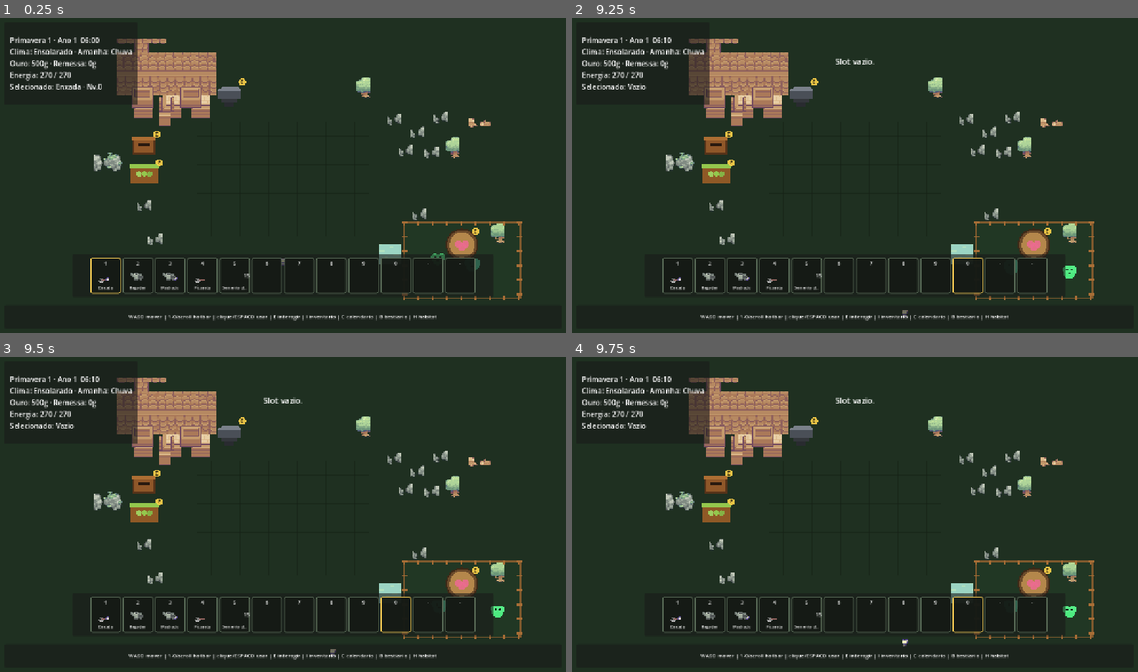
Above: before the commit, frames 1-4 (two rows, left to right).
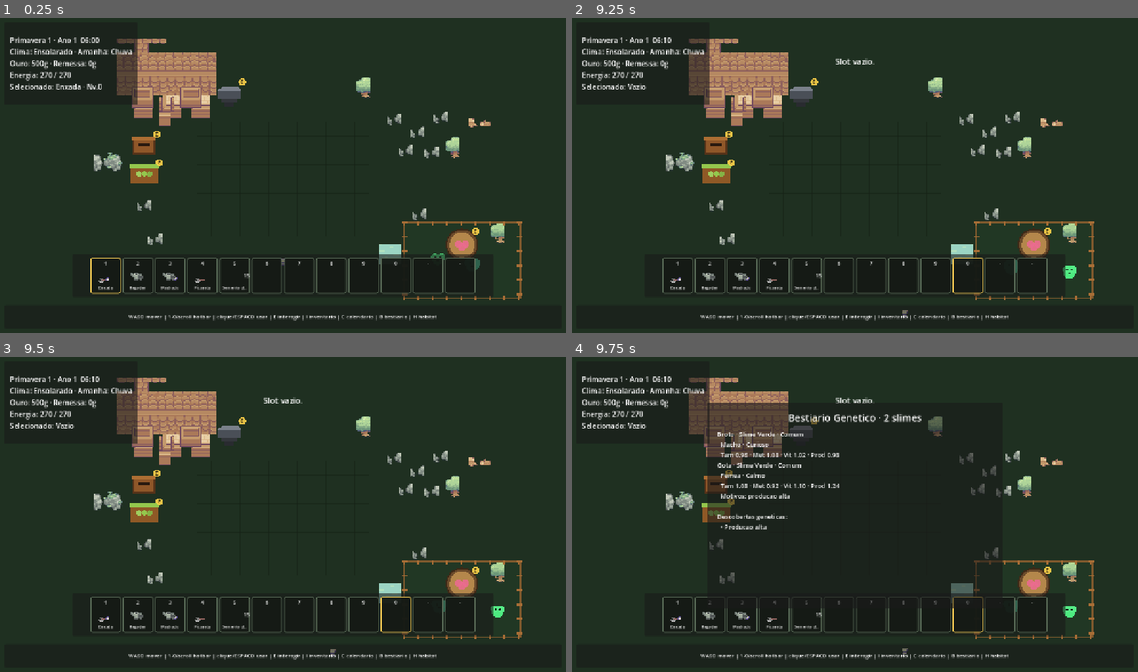
Above: after the commit, the same moments.

Repository: HelioConde/GameSlime
Game: Godot game, scene res://scenes/world/main.tscn
Two runs of this game, one before a commit and one after it. Both use one fixed random seed, a clock stepped at 60 frames per second and the inputs below.
Inputs (mouse positions are in pixels of both pictures, inside the frame that each line leads up to):
- Up to frame 1 (0.25 s): no input
- Up to frame 2 (9.25 s): tap Enter at 0.5, 2.75, 5 s; move the mouse to (979, 159) at 0.52 s; hold D 0.53-1.25 s; tap E at 0.6 s; click (979, 159) at 0.67 s; tap Space at 0.77, 1.25, 3.5, 3.77, 6.5, 6.77 s; drag from (741, 191) to (826, 238) at 1.27 s; move the mouse to (911, 106) at 2.02 s; hold D 2.03-2.75 s; tap 2 at 2.1 s; drag from (826, 238) to (685, 128) at 2.77 s; move the mouse to (1024, 222) at 3.52 s; hold A 3.53-4.25 s; tap 4 at 3.6 s; drag from (685, 128) to (770, 93) at 4.27 s; move the mouse to (883, 175) at 5.02 s; hold S 5.03-5.75 s; tap 6 at 5.1 s; click (883, 175) at 5.17 s; drag from (770, 93) to (741, 191) at 5.77 s; move the mouse to (979, 159) at 6.52 s; hold W 6.53-7.25 s; tap 8 at 6.6 s; drag from (741, 191) to (826, 238) at 7.27 s; move the mouse to (911, 106) at 8.02 s; hold S 8.03-8.75 s; tap 0 at 8.1 s; drag from (826, 238) to (685, 128) at 8.77 s
- Up to frame 3 (9.5 s): no input
- Up to frame 4 (9.75 s): move the mouse to (1024, 561) at 9.52 s; hold W from 9.53 s (still down); tap B at 9.6 s; click (1024, 561) at 9.67 s

Frames 1-3 are identical in both runs. In frame 4, 5.0% of the frame differs, in the area x 23-89%, y 14-95%.
Error before the commit: Invalid assignment of property or key 'visible' with value of type 'bool' on a base object of type 'null instance'. (res://scripts/ui/game_hud.gd:55)

Commit message:
feat: add seed shop panel layout

Diff:
--- a/scenes/ui/game_hud.tscn
+++ b/scenes/ui/game_hud.tscn
@@ -213,3 +213,39 @@
 [node name="CloseButton" type="Button" parent="InventoryPanel/Margin/Content/Actions"]
 layout_mode = 2
 text = "Fechar"
+
+
+[node name="ShopPanel" type="PanelContainer" parent="."]
+visible = false
+offset_left = 330.0
+offset_top = 115.0
+offset_right = 950.0
+offset_bottom = 560.0
+
+[node name="Margin" type="MarginContainer" parent="ShopPanel"]
+theme_override_constants/margin_left = 24
+theme_override_constants/margin_top = 18
+theme_override_constants/margin_right = 24
+theme_override_constants/margin_bottom = 18
+
+[node name="Content" type="VBoxContainer" parent="ShopPanel/Margin"]
+layout_mode = 2
+theme_override_constants/separation = 12
+
+[node name="Title" type="Label" parent="ShopPanel/Margin/Content"]
+layout_mode = 2
+text = "Banca de Sementes"
+theme_override_font_sizes/font_size = 24
+horizontal_alignment = 1
+
+[node name="Balance" type="Label" parent="ShopPanel/Margin/Content"]
+layout_mode = 2
+horizontal_alignment = 1
+
+[node name="Offers" type="VBoxContainer" parent="ShopPanel/Margin/Content"]
+layout_mode = 2
+theme_override_constants/separation = 8
+
+[node name="CloseButton" type="Button" parent="ShopPanel/Margin/Content"]
+layout_mode = 2
+text = "Fechar"
